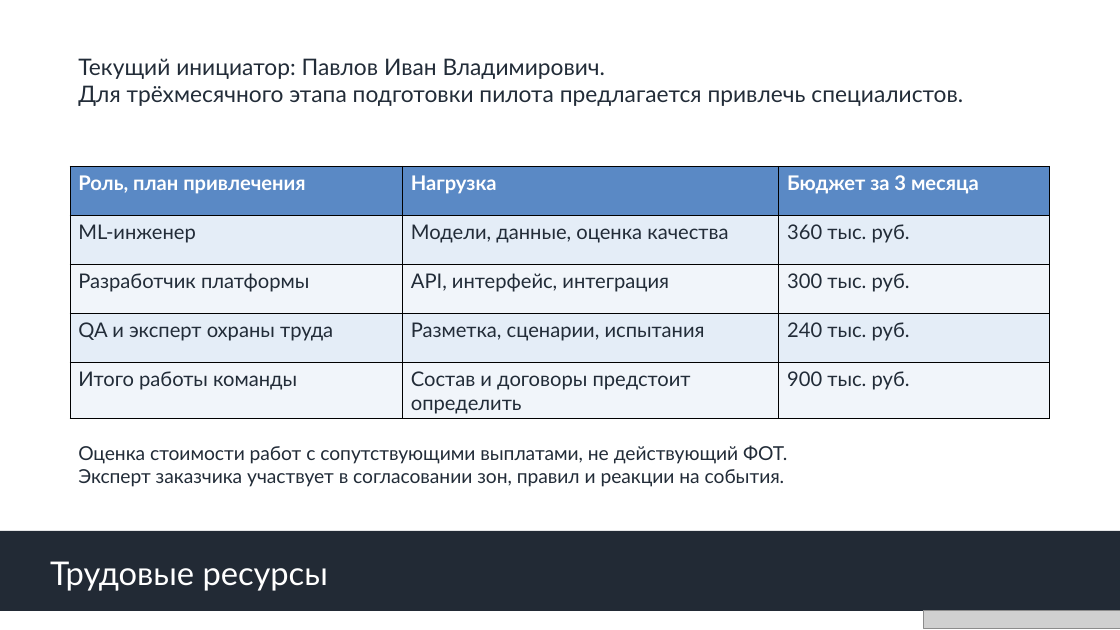
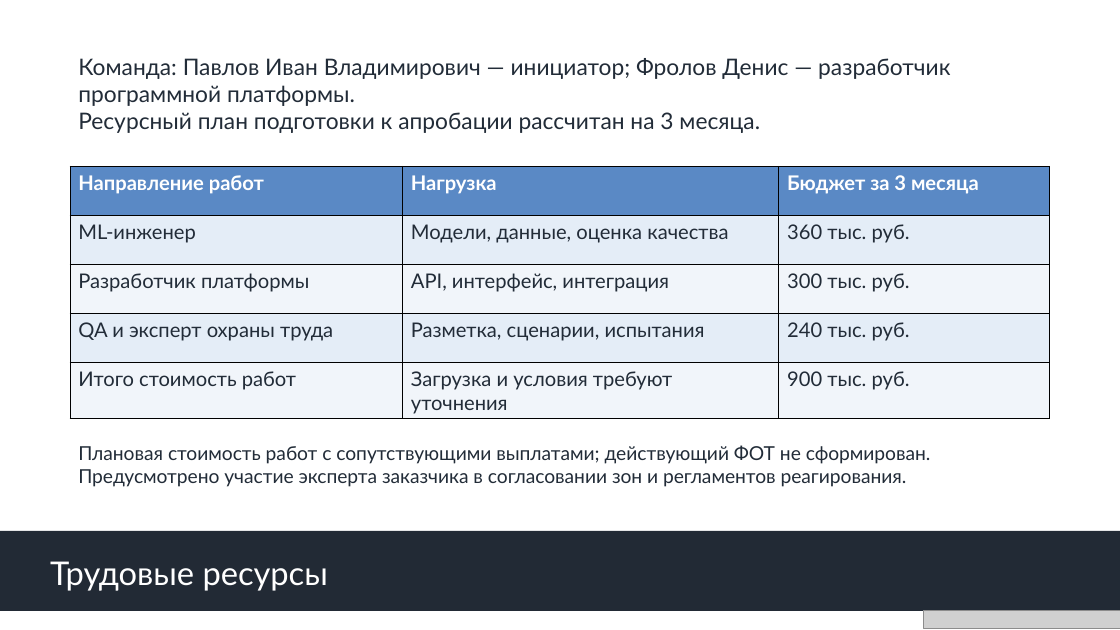
Before and after one commit to youngboy04/hse-ai-video, a slide deck: slide 8 of submission/HSE_AI_Video.pptx. Drawn at 1120x630 pixels with LibreOffice and Linux fonts; fonts in the diff are those of the drawing; grey boxes stand for pictures. Boxes give left, top, right and bottom in pixels: in the first picture for what was removed or moved away, otherwise in the second. Text is boxed around its words. In the diff, an @@ line names an element or a change of style, - is before the commit and + after.

```diff
--- a/submission/HSE_AI_Video.pptx
+++ b/submission/HSE_AI_Video.pptx
@@ text at (78, 58, 950, 133): text changed @@
-Текущий инициатор: Павлов Иван Владимирович.
-Для трёхмесячного этапа подготовки пилота предлагается привлечь специалистов.
+Команда: Павлов Иван Владимирович — инициатор; Фролов Денис — разработчик программной платформы.
+Ресурсный план подготовки к апробации рассчитан на 3 месяца.
@@ table at (70, 166, 1050, 418) @@
-row 1, column 1: Роль, план привлечения
+row 1, column 1: Направление работ
-row 5, column 1: Итого работы команды
+row 5, column 1: Итого стоимость работ
-row 5, column 2: Состав и договоры предстоит определить
+row 5, column 2: Загрузка и условия требуют уточнения
@@ text at (78, 445, 931, 487): text changed @@
-Оценка стоимости работ с сопутствующими выплатами, не действующий ФОТ.
-Эксперт заказчика участвует в согласовании зон, правил и реакции на события.
+Плановая стоимость работ с сопутствующими выплатами; действующий ФОТ не сформирован.
+Предусмотрено участие эксперта заказчика в согласовании зон и регламентов реагирования.
```
Also in this commit, not shown: 13 other slides changed, 4 other files.
